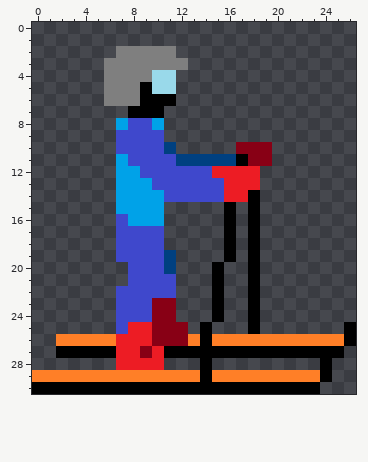
A pixel-art sprite gets an edit: JavaSki/src/spielereien/ski/sprites/climbingR.png. The first picture shows the starting point.
The file is 27x31 pixels.
Once edited:
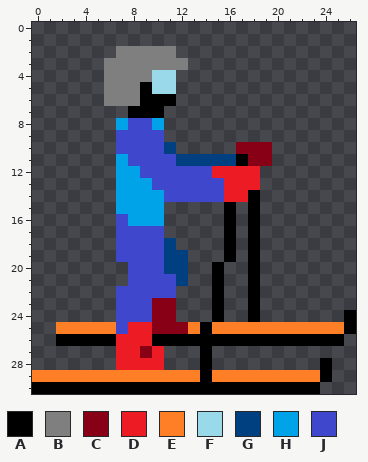
Palette (. is transparent): A #000000  B #7f7f7f  C #880015  D #ed1c24  E #ff7f27  F #99d9ea  G #004080  H #00a2e8  J #3f48cc
The exact change:
The edit adds colour A in row 24 at x 26.
Colour C gives way to colour A in row 26 at x 10 to 12.
Colour E gives way to colour A in row 26 at x 2 to 6, 13 and 15 to 25.
The edit adds colour E in row 25 at x 2 to 6, 13, 15 to 17 and 19 to 25.
Colour A gives way to colour E in row 25 at x 18.
The edit adds colour G in row 18 at x 11; in rows 19 to 21 at x 12.
Colour A is gone in row 26 at x 26; in row 27 at x 2 to 6, 11 to 13 and 15 to 25.
Boxes around the changes in both pictures, in picture pixels (x1, y1, x2, y2):
changed: (56, 238, 356, 358)
